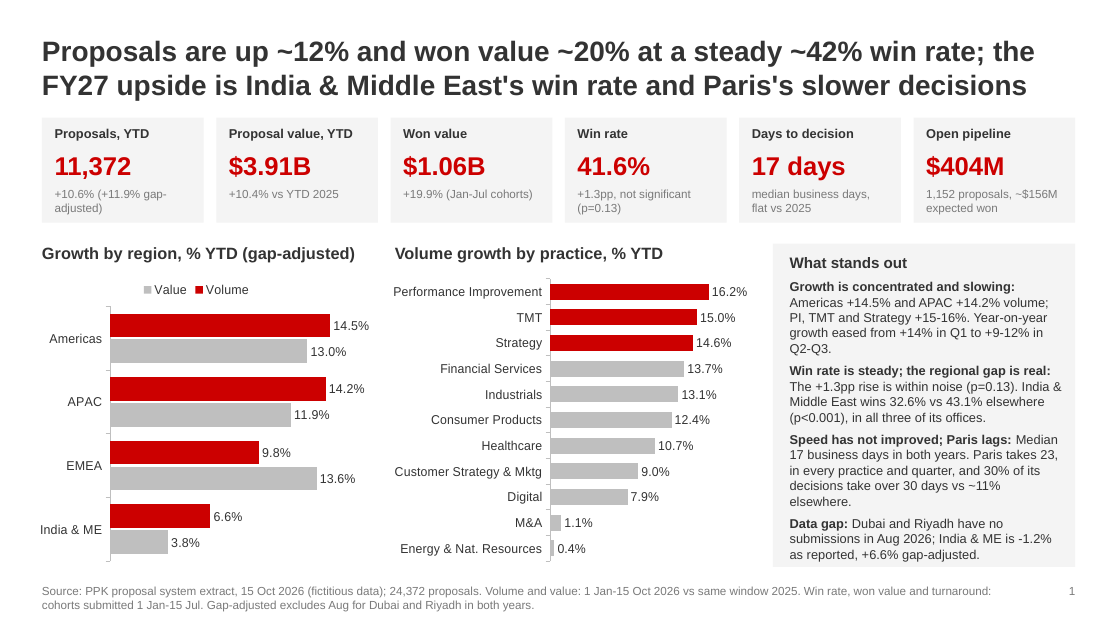
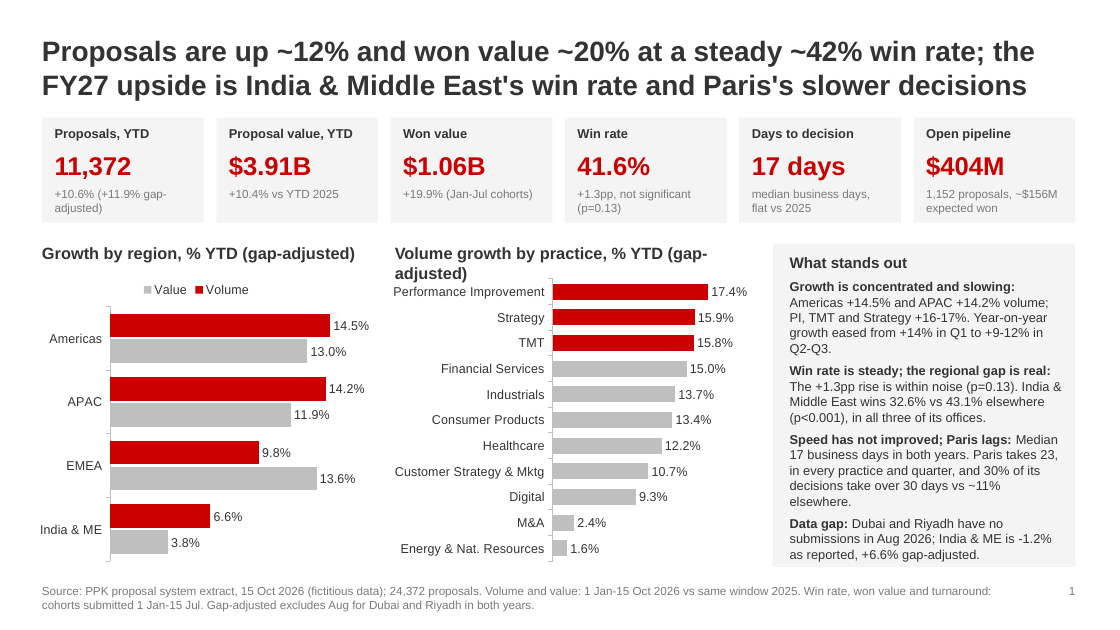
Before and after one commit to madhurivadrevu2-droid/PPK-case-study, a slide deck: slide 1 of reporting/PPK_Executive_Summary.pptx. Drawn at 1120x630 pixels with LibreOffice and Linux fonts; fonts in the diff are those of the drawing. Boxes give left, top, right and bottom in pixels: in the first picture for what was removed or moved away, otherwise in the second. Text is boxed around its words. In the diff, an @@ line names an element or a change of style, - is before the commit and + after.

```diff
--- a/reporting/PPK_Executive_Summary.pptx
+++ b/reporting/PPK_Executive_Summary.pptx
@@ text at <box>395,247,708,283</box>: text changed @@
-Volume growth by practice, % YTD
+Volume growth by practice, % YTD (gap-adjusted)
@@ bar chart at <box>386,273,748,567</box> @@
-categories: Performance Improvement, TMT, Strategy, Financial Services, Industrials, Consumer Products, Healthcare, Customer Strategy & Mktg, Digital, M&A, Energy & Nat. Resources
+categories: Performance Improvement, Strategy, TMT, Financial Services, Industrials, Consumer Products, Healthcare, Customer Strategy & Mktg, Digital, M&A, Energy & Nat. Resources
-Series 1: 16.2, 15, 14.6, 13.7, 13.1, 12.4, 10.7, 9, 7.9, 1.1, 0.4
+Series 1: 17.4, 15.9, 15.8, 15, 13.7, 13.4, 12.2, 10.7, 9.3, 2.4, 1.6
@@ text at <box>790,281,1049,356</box>: text changed @@
-Growth is concentrated and slowing: Americas +14.5% and APAC +14.2% volume; PI, TMT and Strategy +15-16%. Year-on-year growth eased from +14% in Q1 to +9-12% in Q2-Q3.
+Growth is concentrated and slowing: Americas +14.5% and APAC +14.2% volume; PI, TMT and Strategy +16-17%. Year-on-year growth eased from +14% in Q1 to +9-12% in Q2-Q3.
```
Also in this commit, not shown: 2 other slides changed, 26 other files.
